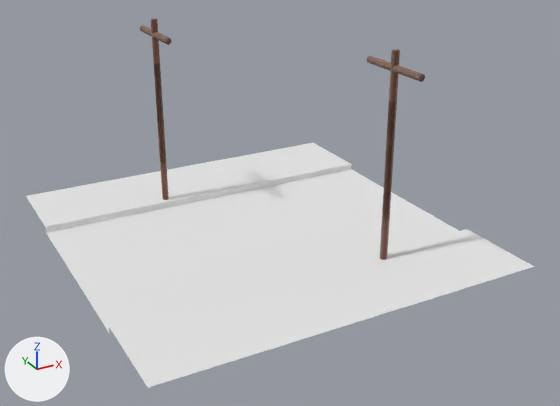
One commit to the Blender file Assets/Models/Cenario/Rua_1.blend: the scene before it, then after it.
One viewpoint serves both versions: a camera (50 mm lens) standing at (-6.11, -16.37, 6.65) and looking at (0.18, -4.93, 0.93). The axes (+X, +Y, +Z) are drawn at lower left. The lights are the same throughout.
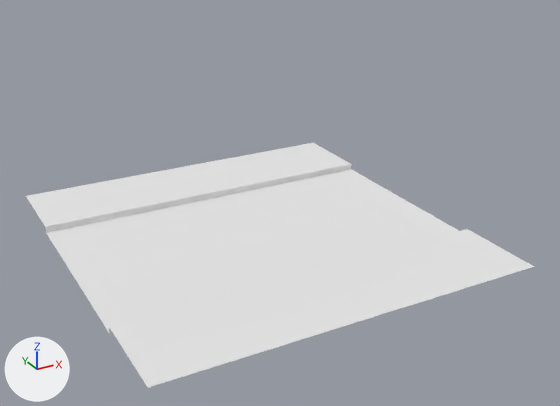
Boxes [x1, y1, x2, y2] around the edits, measured in the pictures (560 x 406 px):
'Cylinder.004', deleted (brown)
    before: [382, 49, 400, 219]
'Cylinder.001', deleted (brown)
    before: [151, 19, 166, 164]
'Cylinder.005', deleted (brown)
    before: [380, 102, 397, 260]
'Cylinder.003', deleted (brown)
    before: [366, 56, 425, 82]
'Cylinder', deleted (brown)
    before: [154, 65, 169, 200]
'Cylinder.002', deleted
    before: [139, 25, 171, 45]

Edits to the bpy script that builds the scene:
```text
Remove ob_cylinder_005:
    ob_cylinder_005 = bpy.data.objects.new('Cylinder.005', me_cylinder_005)
    ob_cylinder_005.location = (1.35, -6.5, 1.28)
Remove ob_cylinder_004:
    ob_cylinder_004 = bpy.data.objects.new('Cylinder.004', me_cylinder_004)
    ob_cylinder_004.location = (1.35, -6.5, 2.12)
Remove ob_cylinder_003:
    ob_cylinder_003 = bpy.data.objects.new('Cylinder.003', me_cylinder_003)
    ob_cylinder_003.location = (1.35, -6.33, 3.63)
    ob_cylinder_003.rotation_euler = (1.571, 0.0, 0.0)  # degrees (90, 0, 0)
    ob_cylinder_003.scale = (1.0, 1.0, 0.476)
Remove ob_cylinder_002:
    ob_cylinder_002 = bpy.data.objects.new('Cylinder.002', me_cylinder_002)
    ob_cylinder_002.location = (-1.08, -1.96, 3.63)
    ob_cylinder_002.rotation_euler = (1.571, 0.0, 0.0)  # degrees (90, 0, 0)
    ob_cylinder_002.scale = (1.0, 1.0, 0.476)
Remove ob_cylinder_001:
    ob_cylinder_001 = bpy.data.objects.new('Cylinder.001', me_cylinder_001)
    ob_cylinder_001.location = (-1.08, -2.12, 2.12)
Remove ob_cylinder:
    ob_cylinder = bpy.data.objects.new('Cylinder', me_cylinder)
    ob_cylinder.location = (-1.08, -2.12, 1.28)
```
